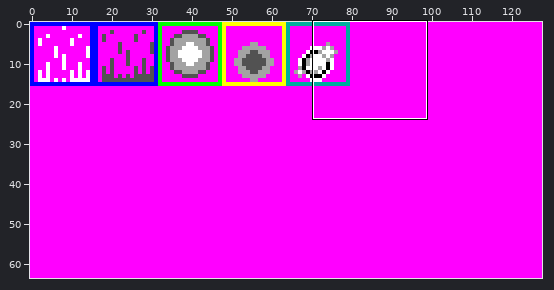
Edited in one commit: sprite sheet (src/data/entities.def.png). The first picture is a wide view before the edit; the outline marks the close-up.
Close-up. Before the commit:
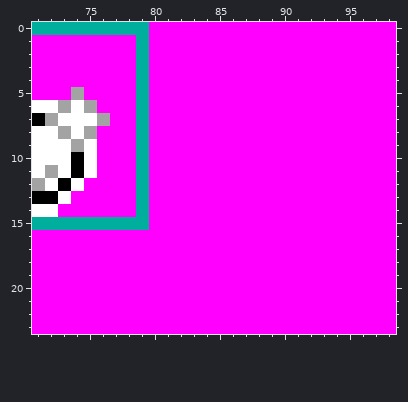
The file is 128x64 pixels. Shown: x 71..98, y 0..23.
Now the later version:
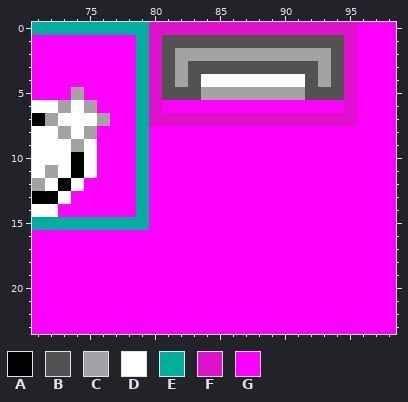
Palette (. is transparent): A #000000  B #525252  C #a3a3a3  D #ffffff  E #00ae9d  F #e011ca  G #ff00ff
Difference:
The author changed colour G to colour B in row 1 at x 81 to 94; in row 2 at x 81 and 94; in row 3 at x 81, 83 to 92 and 94; in row 4 at x 81, 83, 92 and 94; in row 5 at x 81 to 83 and 92 to 94.
The author changed colour G to colour C in row 2 at x 82 to 93; in rows 3 to 4 at x 82 and 93; in row 5 at x 84 to 91.
The author changed colour G to colour D in row 4 at x 84 to 91.
The author changed colour G to colour F in row 0 at x 80 to 95; in rows 1 to 6 at x 80 and 95; in row 7 at x 80 to 95.
Pixel boxes of the changes (left, top, right, bottom) in both close-ups:
changed: (149, 22, 357, 126)
